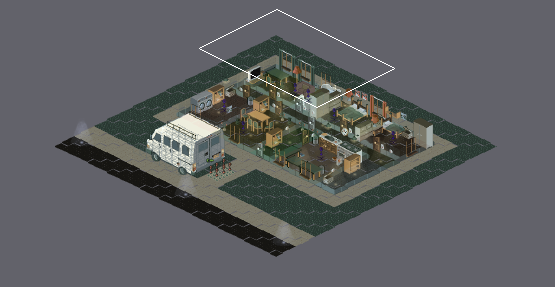
Level history. Tiled map: assets/maps/map_house1_3x.tmx. The first picture is a wide view before the edit; the outline marks the close-up.
Close-up. Before the edit:
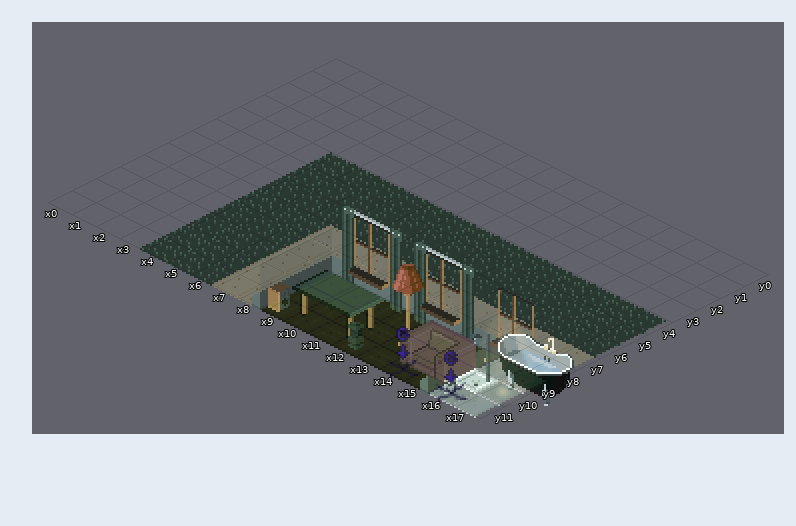
Cells are 24x12 px. Isometric: x runs down to the right, y down to the left. Shown: x 0..17, y 0..11. The commit also changed other parts of the map, which this record leaves out. The old version is drawn lined up with the new one.
Once edited:
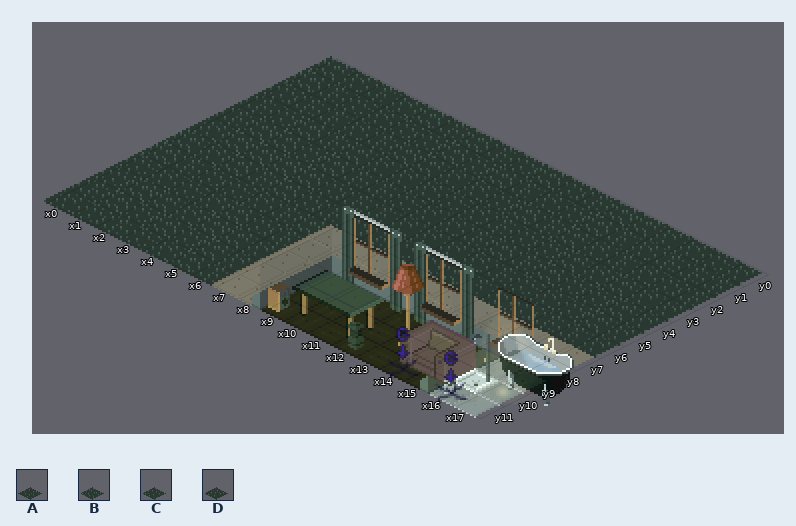
Key: from "A3x3x3": A 4 "Floor", B 5 "Floor", C 6 "Floor", D 7 "Floor".
_ is an empty cell.
Tiles replaced or removed in this view: A, B, C, D.
From old to new:
Changed rows in their new state; . is an unchanged cell.
map size 34x34 -> 42x42 cells (old content now starts at 4,4; both pictures use the new coordinates)
Layer "Ground Level/Floors":
first column x 0:
 0 BDADBABACBCABBDDCD
 1 BACDCCBCBADCBADAAA
 2 CAADABBDDCBABDADCA
 3 ACBABDDDCDACCBDBDD
 4 ABBC..A..DABABC..D
 5 DBBBB.............
 6 BDBAB.............
 7 BACCD.............
 8 CDCDB.............
 9 CBBDB.............
10 ABCBC.............
11 DCACD.............
Changed places in both close-ups, as pixel boxes (x1, y1, x2, y2):
changed: (48, 56, 762, 332)
